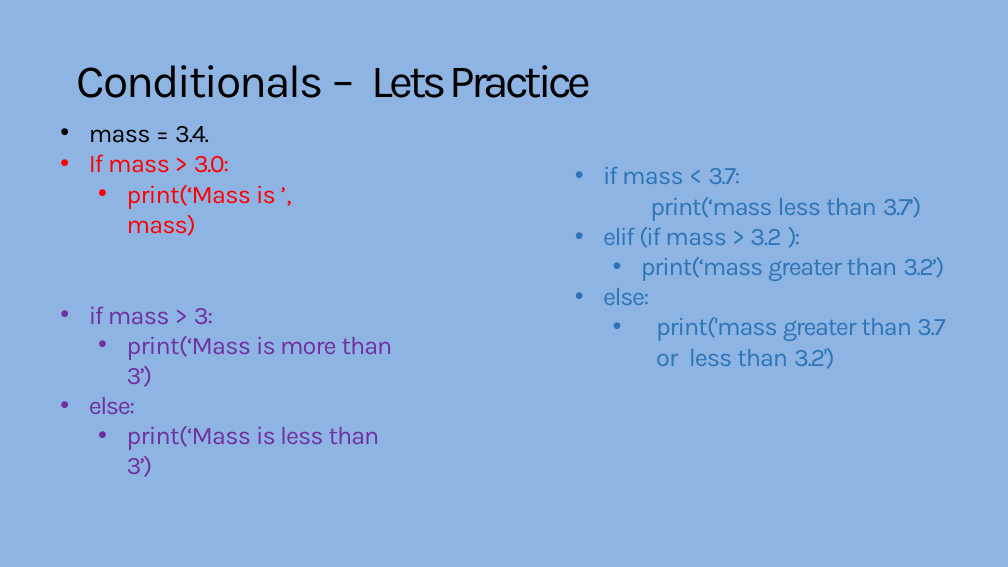
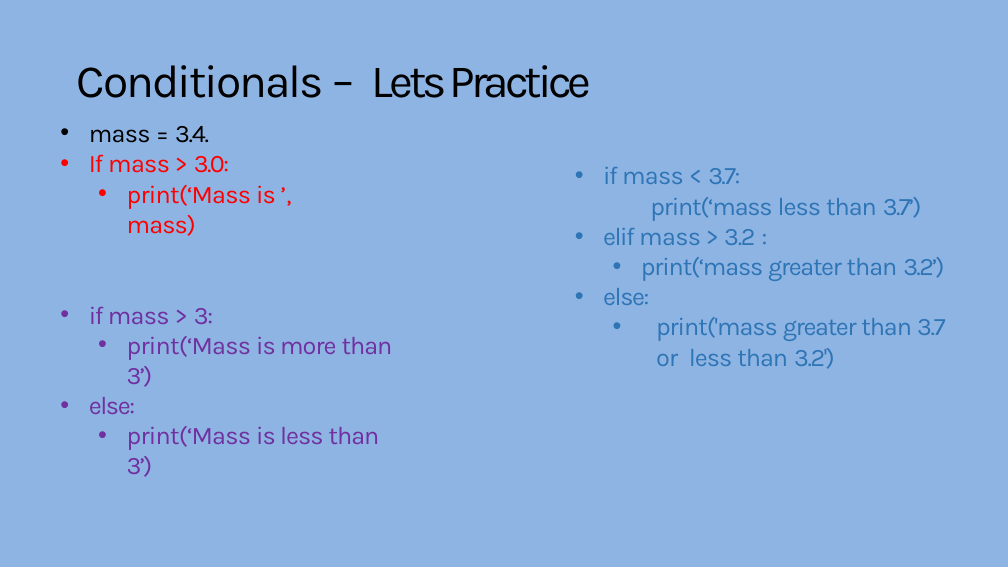
Before and after one commit to elcarrillo/computational_bootcamp_material, a slide deck: slide 48 of day 3-5 -python basics/python_basics_slides.pptx. Drawn at 1008x567 pixels with LibreOffice and Linux fonts; fonts in the diff are those of the drawing. Boxes give left, top, right and bottom in pixels: in the first picture for what was removed or moved away, otherwise in the second. Text is boxed around its words. In the diff, an @@ line names an element or a change of style, - is before the commit and + after.

Commit message:
updated jb and ppt

```diff
--- a/day 3-5 -python basics/python_basics_slides.pptx
+++ b/day 3-5 -python basics/python_basics_slides.pptx
@@ text at [603,228,755,245]: text changed @@
-• elif (if mass > 3.2 ):
+• elif mass > 3.2 :
```
Also in this commit, not shown: 7 other files.
